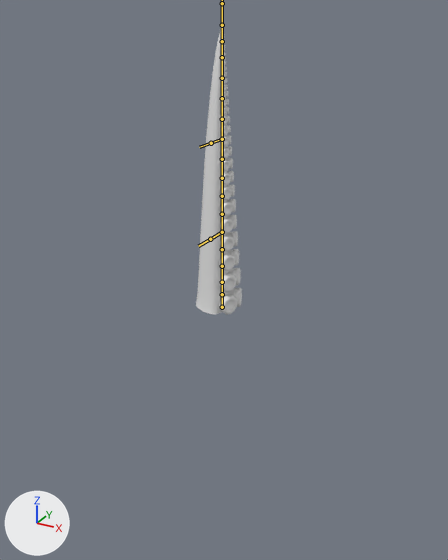
The FBX model Assets/Tentacle/Tentacle/Models/Tentacle.fbx, before and after one commit.
Rendered twice from a 50 mm camera at (5.15, -8.93, 5.01) aimed at (0.1, 0.24, 0.43). Every picture has the same lights, and +X, +Y and +Z are marked at lower left. The bones that bend it are drawn over the model as lines.

Names of what the first picture shows: 'TentacleMesh'.
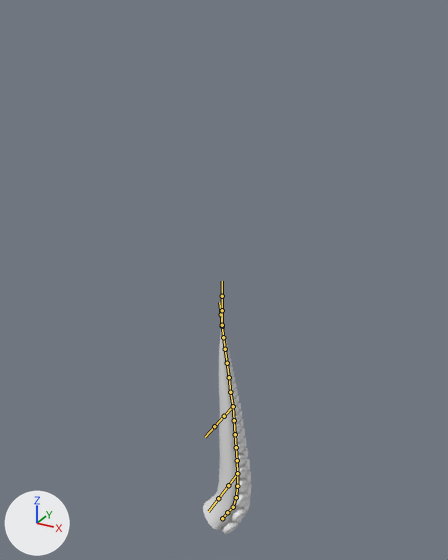
The newer file adds an action. The first version stands in its rest pose; the second is drawn at frame 6 of the action 'Tentacle|Tentacle|Tentacle|Spawn'.

Changed parts and their boxes [x1, y1, x2, y2] in the pictures (448 x 560 px):
'TentacleMesh', posed (28% shorter)
    before: [196, 25, 242, 315]
    after: [203, 326, 251, 534]
bone 'Bone', root to tip
    before: (222, 307) to (222, 294)
    after: (222, 518) to (227, 512)
bone 'Bone.001', root to tip
    before: (222, 282) to (222, 266)
    after: (233, 507) to (236, 497)
bone 'Bone.009', root to tip
    before: (222, 266) to (222, 249)
    after: (236, 497) to (237, 486)
bone 'Bone.002', root to tip
    before: (222, 249) to (222, 232)
    after: (237, 486) to (237, 473)
bone 'Bone.010', root to tip
    before: (222, 232) to (222, 214)
    after: (237, 473) to (237, 460)
bone 'Bone.003', root to tip
    before: (222, 214) to (222, 196)
    after: (237, 460) to (236, 447)
bone 'Bone.011', root to tip
    before: (222, 196) to (222, 178)
    after: (236, 447) to (235, 434)
bone 'Bone.005', root to tip
    before: (222, 139) to (222, 119)
    after: (233, 406) to (230, 392)
bone 'Bone.013', root to tip
    before: (222, 119) to (222, 98)
    after: (230, 392) to (229, 377)

The change in detail:
Bone 'Bone' (bone_bone) moves from (0.0, 0.0, 0.0) to (0.0, -16.72, 0.0).
Bone 'Bone' (bone_bone) turns from (0, 0, 0) to (0, 0, -30) degrees about its own x, y and z.
Bone 'Bone.001' (bone_bone_001) turns from (0, 0, 0) to (0, 0, 16) degrees about its own x, y and z.
Bone 'Bone.009' (bone_bone_009) turns from (0, 0, 0) to (0, 0, 10) degrees about its own x, y and z.
Bone 'Bone.002' (bone_bone_002) turns from (0, 0, 0) to (0, 0, 5) degrees about its own x, y and z.
Bone 'Bone.010' (bone_bone_010) turns from (0, 0, 0) to (0, 0, 4) degrees about its own x, y and z.
Bone 'Bone.003' (bone_bone_003) turns from (0, 0, 0) to (0, 0, 1) degrees about its own x, y and z.
Bone 'Bone.011' (bone_bone_011) turns from (0, 0, 0) to (0, 0, -1) degrees about its own x, y and z.
Bone 'Bone.005' (bone_bone_005) turns from (0, 0, 0) to (0, 0, 5) degrees about its own x, y and z.
Bone 'Bone.013' (bone_bone_013) turns from (0, 0, 0) to (0, 0, -1) degrees about its own x, y and z.
